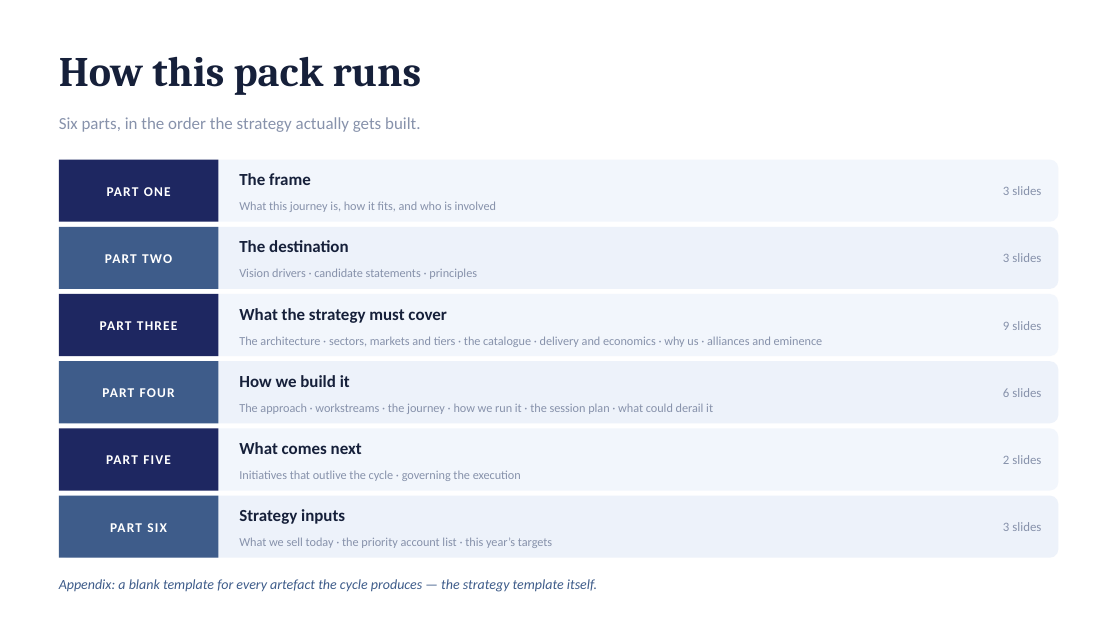
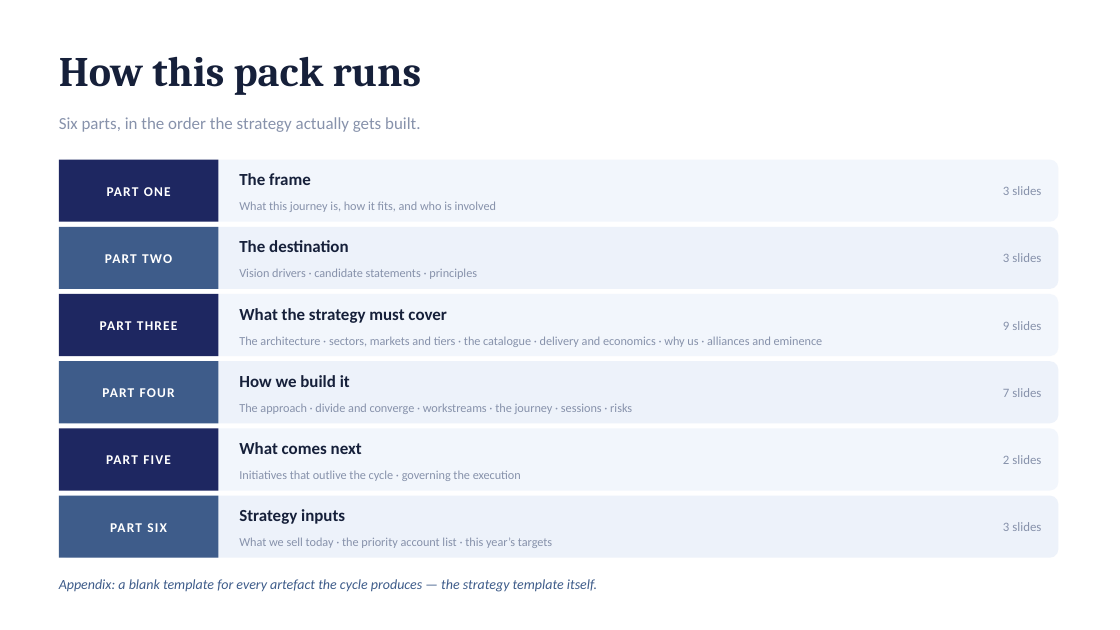
Before and after one commit to dhajjar-cyber/bae, a slide deck: slide 2 of FSI strategy/EAI&D-FSI-Strategy-Development-Plan.pptx. Drawn at 1120x630 pixels with LibreOffice and Linux fonts; fonts in the diff are those of the drawing. Boxes give left, top, right and bottom in pixels: in the first picture for what was removed or moved away, otherwise in the second. Text is boxed around its words. In the diff, an @@ line names an element or a change of style, - is before the commit and + after.

```diff
--- a/FSI strategy/EAI&D-FSI-Strategy-Development-Plan.pptx
+++ b/FSI strategy/EAI&D-FSI-Strategy-Development-Plan.pptx
@@ text at (x1=1003, y1=388, x2=1041, y2=397): text changed @@
-6 slides
+7 slides
@@ text at (x1=239, y1=403, x2=632, y2=414): text changed @@
-The approach · workstreams · the journey · how we run it · the session plan · what could derail it
+The approach · divide and converge · workstreams · the journey · sessions · risks
```
Also in this commit, not shown: 3 other slides changed, 1 slide added, 1 other file.
